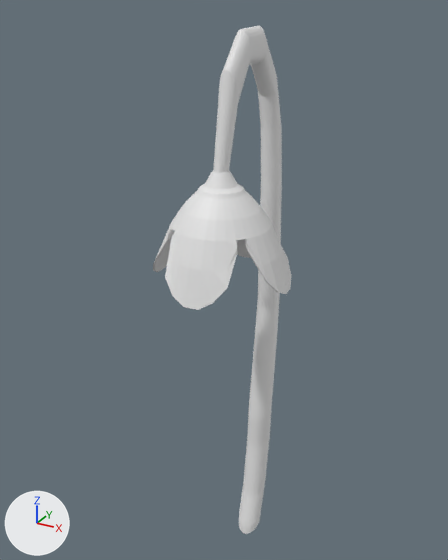
What one commit did to the Blender file Code/ldjam56/Assets/Resources/Models/Flower_gloecken.blend.
The view is the same before and after, from a 50 mm lens placed at (0.879, -1.737, 1.965), pointed at (-0.092, 0.029, 1.082). Lighting does not change. The marker at lower left points along +X, +Y and +Z.

In view in the first picture: 'Bluete', 'Staengel'.
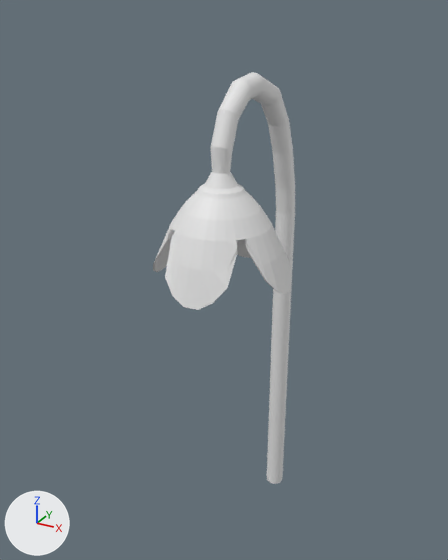
Pixel boxes [x1, y1, x2, y2] of what changed, in the pictures (448 x 560 px):
'Staengel', deleted: before [213, 26, 282, 534]
'Stiel', added: after [211, 72, 295, 484]

What the commit changed:
Mesh me_cylinder_002 is new.
It has 672 vertices, 642 faces and spans x -0.04..0.53, y -0.04..0.04, z -0.01..1.78.
Object 'Staengel' (ob_staengel) is deleted.
Object 'Stiel' (ob_stiel) is new; it shows me_cylinder_002.
Its location is (0.0, 0.342, 0.0).
Its rotation in degrees is (0, 0, -90).
